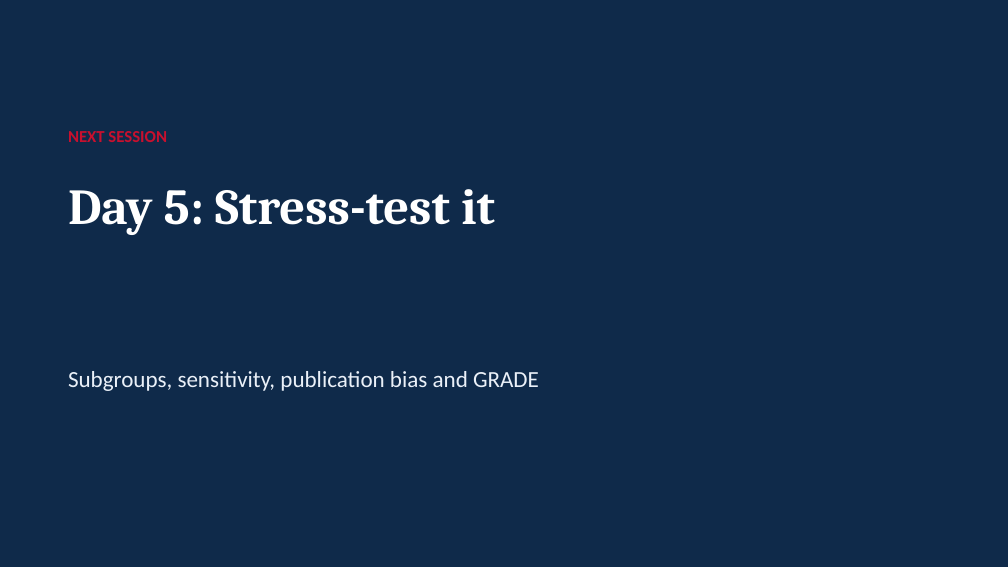
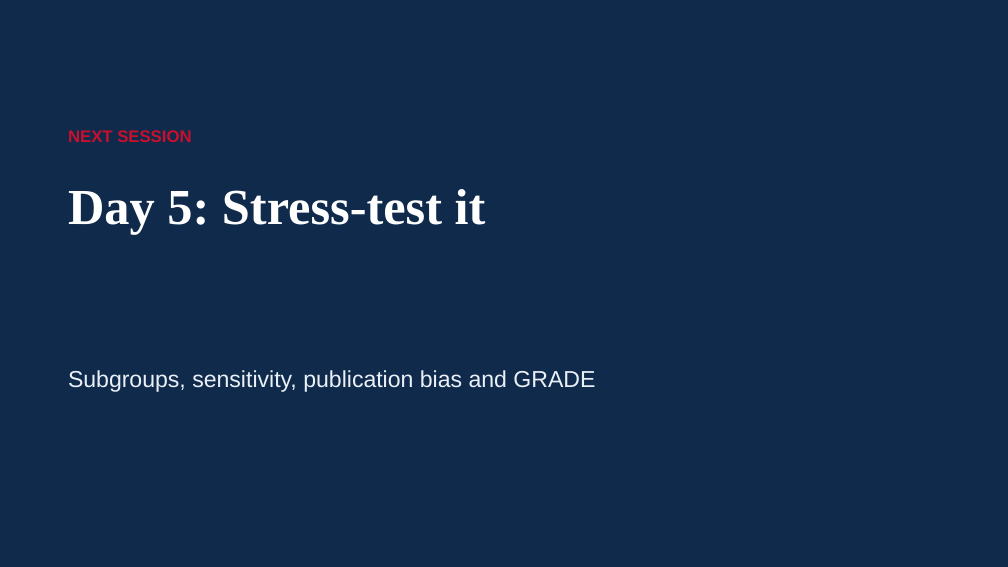
Before and after one commit to DrShikharMishra/Fuddu-Bhai, a slide deck: slide 18 of researchmore-batch/decks/Day4_Pool_it_meta_analysis.pptx. Drawn at 1008x567 pixels with LibreOffice and Linux fonts; fonts in the diff are those of the drawing. Boxes give left, top, right and bottom in pixels: in the first picture for what was removed or moved away, otherwise in the second. Text is boxed around its words. In the diff, an @@ line names an element or a change of style, - is before the commit and + after.

```diff
--- a/researchmore-batch/decks/Day4_Pool_it_meta_analysis.pptx
+++ b/researchmore-batch/decks/Day4_Pool_it_meta_analysis.pptx
@@ text "NEXT SESSION" at [68, 130, 191, 142]: font Calibri to Arial @@
@@ title "Day 5: Stress-test it" at [68, 189, 486, 234]: font Cambria to Times New Roman @@
@@ text "Subgroups, sensitivity, publication bias and ..." at [68, 370, 595, 392]: font Calibri to Arial @@
```
Also in this commit, not shown: 17 other slides changed, 14 other files.
